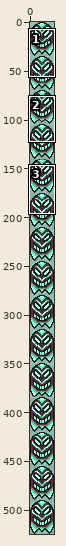
Edited in one commit: sprite sheet (Content/Projectiles/PhantomStaffProjectile.png). The first picture is a wide view before the edit; the outline marks the close-up.
Close-up. Before:
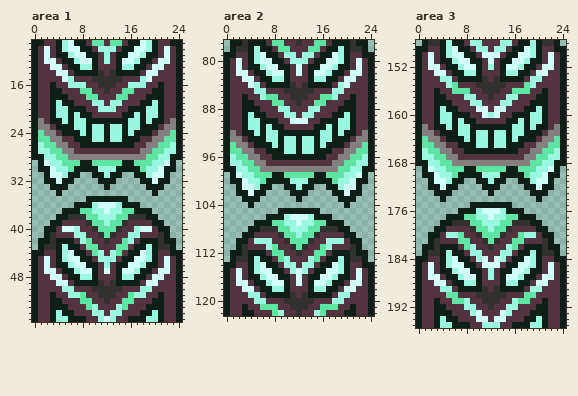
The file is 50x1050 pixels, drawn in blocks of 2x2; one block is one cell here. Shown: area 1: x 0..24, y 9..55; area 2: x 0..24, y 77..122; area 3: x 0..24, y 148..195. The commit also changed other parts of the picture, which this record leaves out.
After the commit:
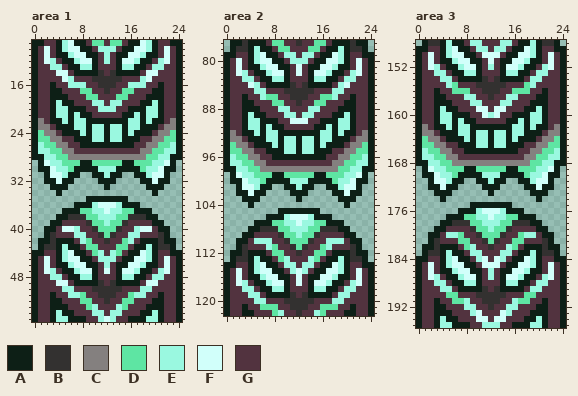
Palette (. is transparent): A #0d1f16  B #333130  C #84807f  D #5ee5a3  E #9af8e0  F #d1fffa  G #52333f
Change:
Area 1:
Colour F becomes colour E in row 12 at x 3 and 21; in row 13 at x 3 to 4 and 20 to 21; in row 47 at x 3 and 21; in row 48 at x 3 to 4 and 20 to 21.
Area 2:
Colour F becomes colour E in row 82 at x 3 and 21; in row 83 at x 3 to 4 and 20 to 21; in row 117 at x 3 and 21; in row 118 at x 3 to 4 and 20 to 21.
Area 3:
Colour F becomes colour E in row 152 at x 3 and 21; in row 153 at x 3 to 4 and 20 to 21; in row 187 at x 3 and 21; in row 188 at x 3 to 4 and 20 to 21.
